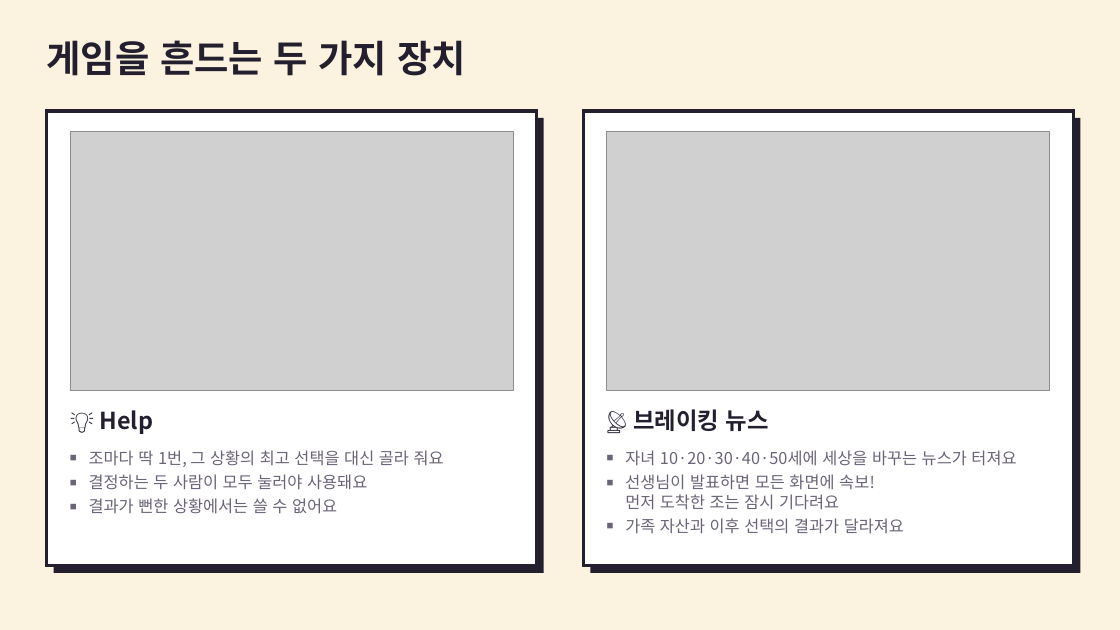
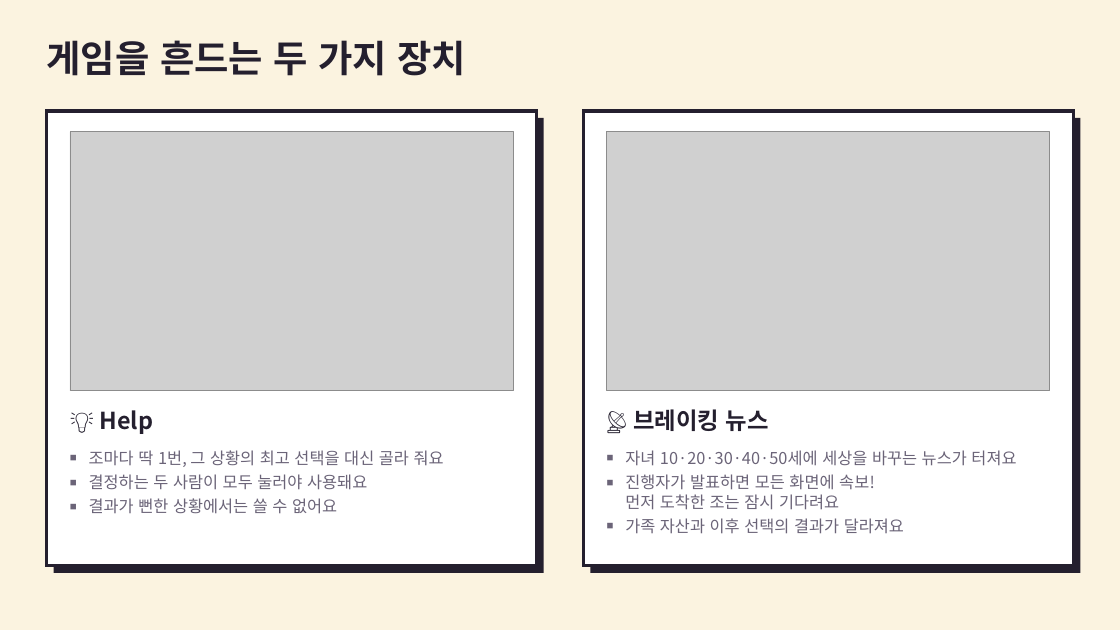
Before and after one commit to shimwooyong/lifelong_edu_game, a slide deck: slide 6 of 발표자료/배움의일생_게임규칙.pptx. Drawn at 1120x630 pixels with LibreOffice and Linux fonts; fonts in the diff are those of the drawing; grey boxes stand for pictures. Boxes give left, top, right and bottom in pixels: in the first picture for what was removed or moved away, otherwise in the second. Text is boxed around its words. In the diff, an @@ line names an element or a change of style, - is before the commit and + after.

```diff
--- a/발표자료/배움의일생_게임규칙.pptx
+++ b/발표자료/배움의일생_게임규칙.pptx
@@ text at bbox=[625, 474, 875, 510]: text changed @@
-■ 선생님이 발표하면 모든 화면에 속보!
-  먼저 도착한 조는 잠시 기다려요
+■ 진행자가 발표하면 모든 화면에 속보!
+  먼저 도착한 조는 잠시 기다려요
```
Also in this commit, not shown: 2 other slides changed, 9 other files.
